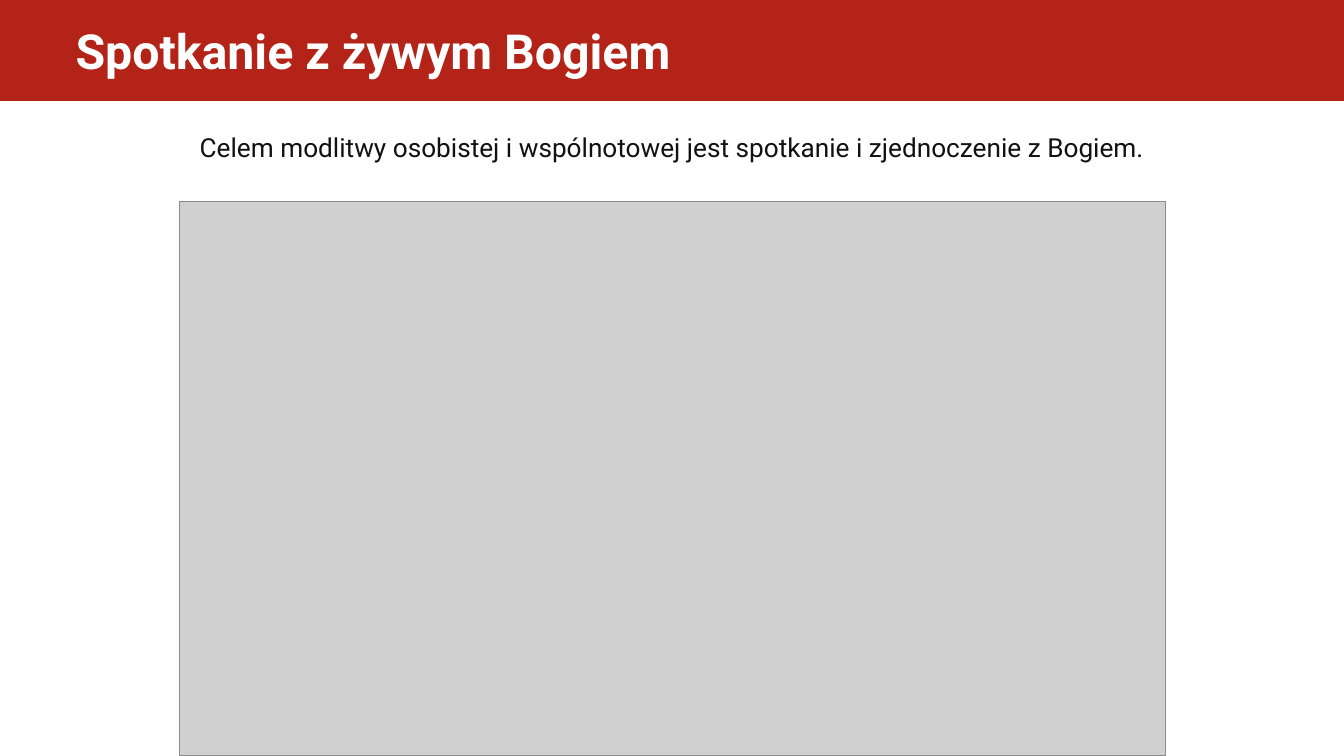
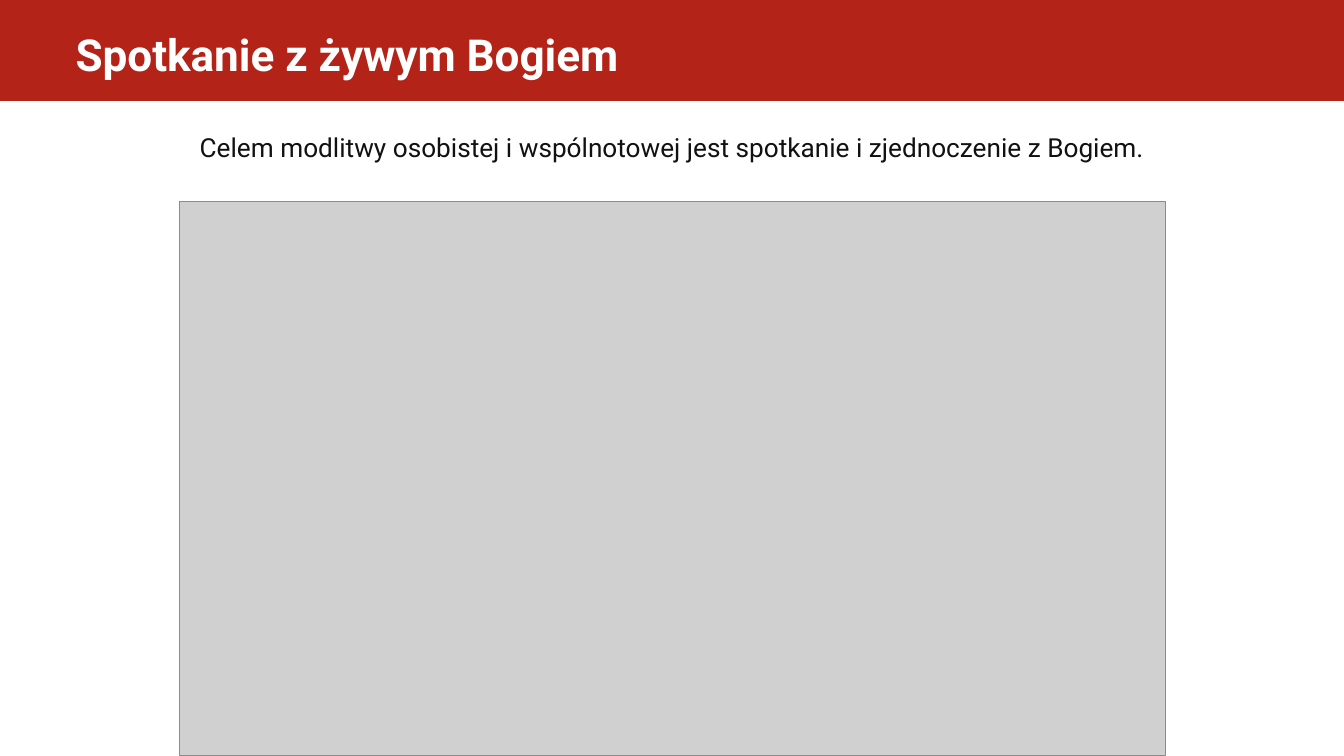
Before and after one commit to folkien/teachings, a slide deck: slide 1 of issue_kurs_kamch_lubecko/3.piecdziesiatnica/dyrektorium_2017_piecdziesiatnica_prezentacja.pptx (slide 2 before the commit). Drawn at 1344x756 pixels with LibreOffice and Linux fonts; fonts in the diff are those of the drawing; grey boxes stand for pictures. Boxes give left, top, right and bottom in pixels: in the first picture for what was removed or moved away, otherwise in the second. Text is boxed around its words. In the diff, an @@ line names an element or a change of style, - is before the commit and + after.

```diff
--- a/issue_kurs_kamch_lubecko/3.piecdziesiatnica/dyrektorium_2017_piecdziesiatnica_prezentacja.pptx
+++ b/issue_kurs_kamch_lubecko/3.piecdziesiatnica/dyrektorium_2017_piecdziesiatnica_prezentacja.pptx
@@ text "Spotkanie z żywym Bogiem" at bbox=[76, 38, 619, 81]: size 34.5 to 31.5 pt @@
```
Also in this commit, not shown: 4 other slides changed, 1 slide removed, 11 other files.
